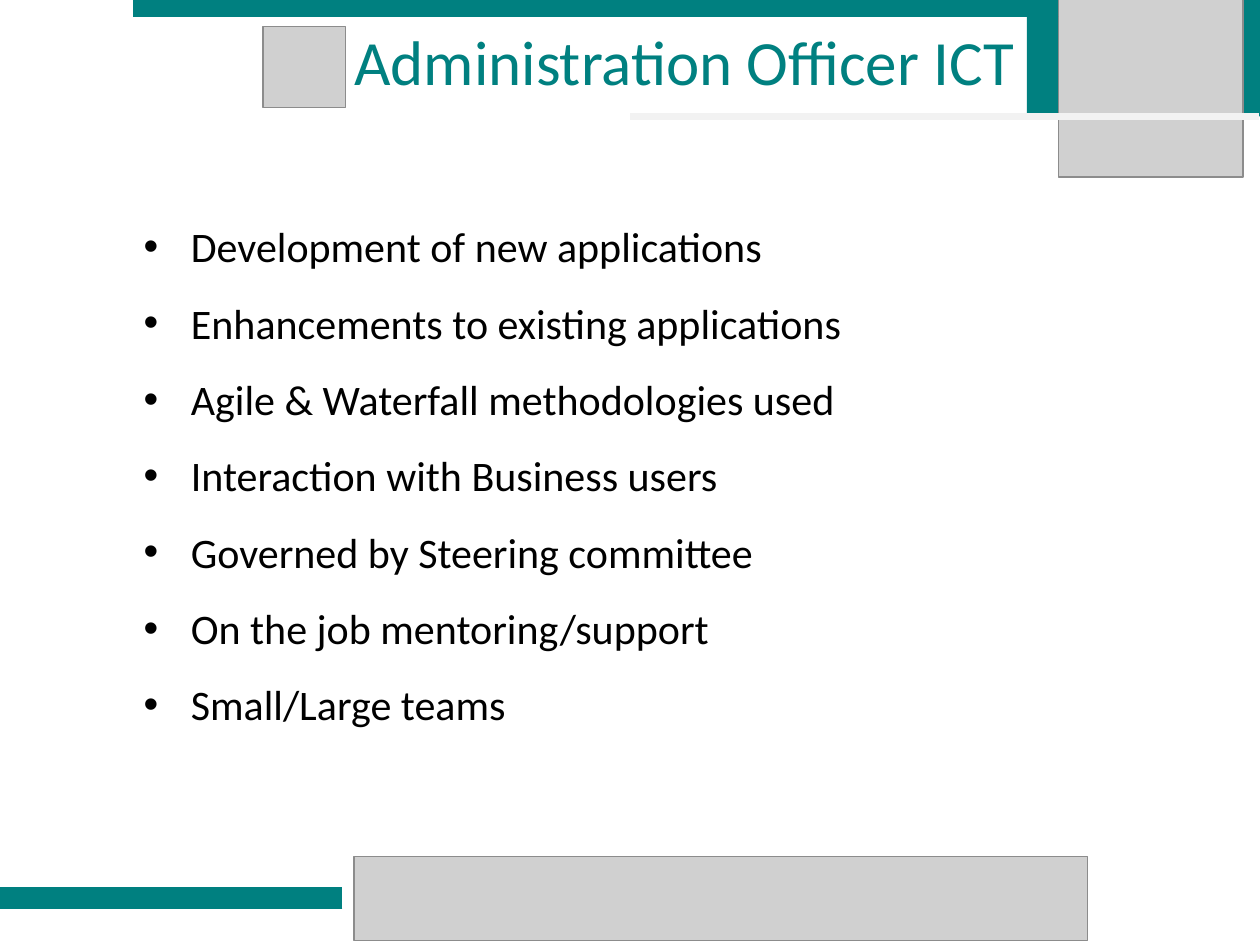
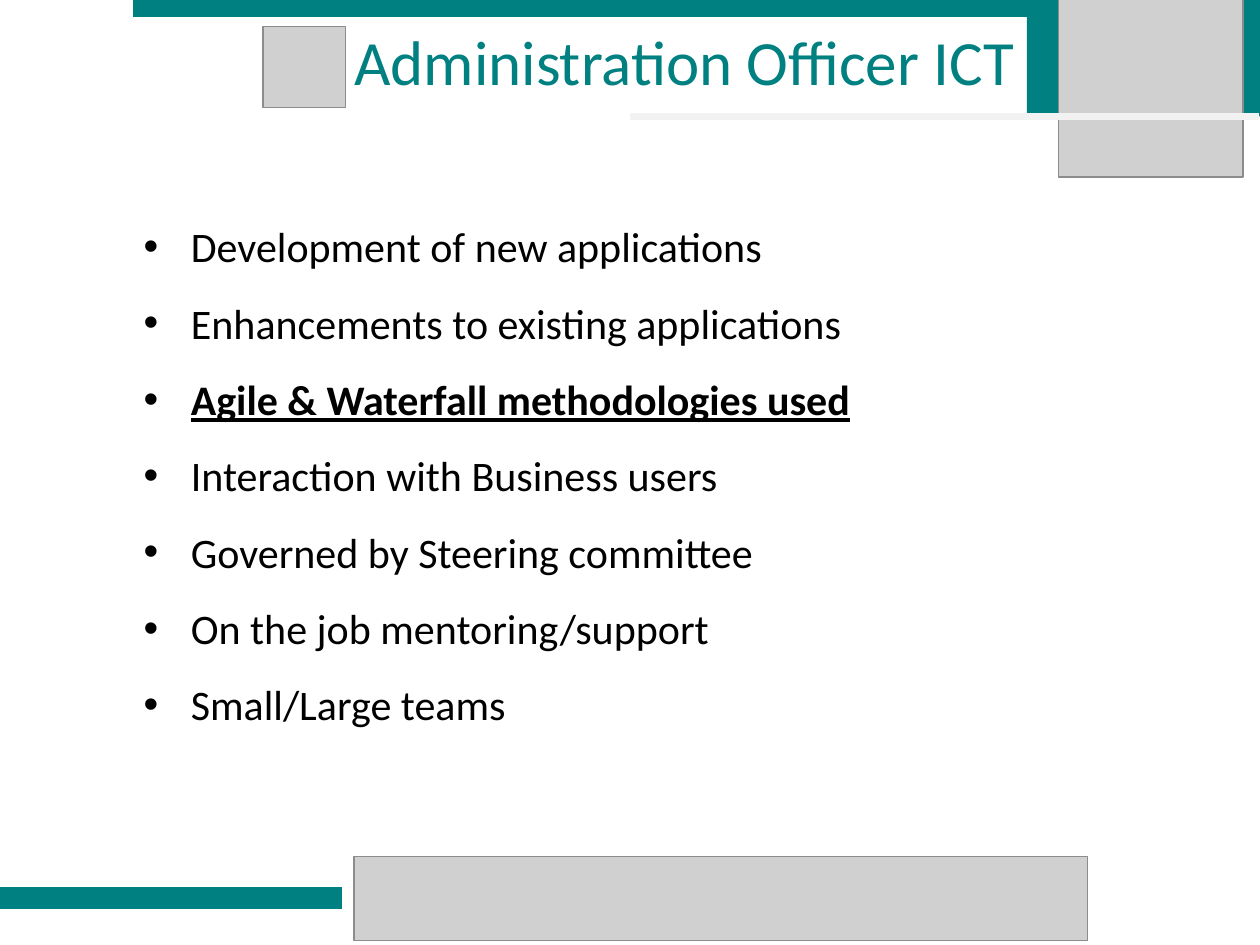
Before and after one commit to WilliamCareySemiColon/college_y3, a slide deck: slide 9 of ____General information/RevenueWorkfor26102018/Revenue Presentation.pptx. Drawn at 1260x945 pixels with LibreOffice and Linux fonts; fonts in the diff are those of the drawing; grey boxes stand for pictures; background and template pictures are left out. Boxes give left, top, right and bottom in pixels: in the first picture for what was removed or moved away, otherwise in the second. Text is boxed around its words. In the diff, an @@ line names an element or a change of style, - is before the commit and + after.

```diff
--- a/____General information/RevenueWorkfor26102018/Revenue Presentation.pptx
+++ b/____General information/RevenueWorkfor26102018/Revenue Presentation.pptx
@@ text at bbox=[191, 385, 850, 422]: bold on, underline on in "Agile & Waterfall methodologies used" @@
```
Also in this commit, not shown: 23 other files.
